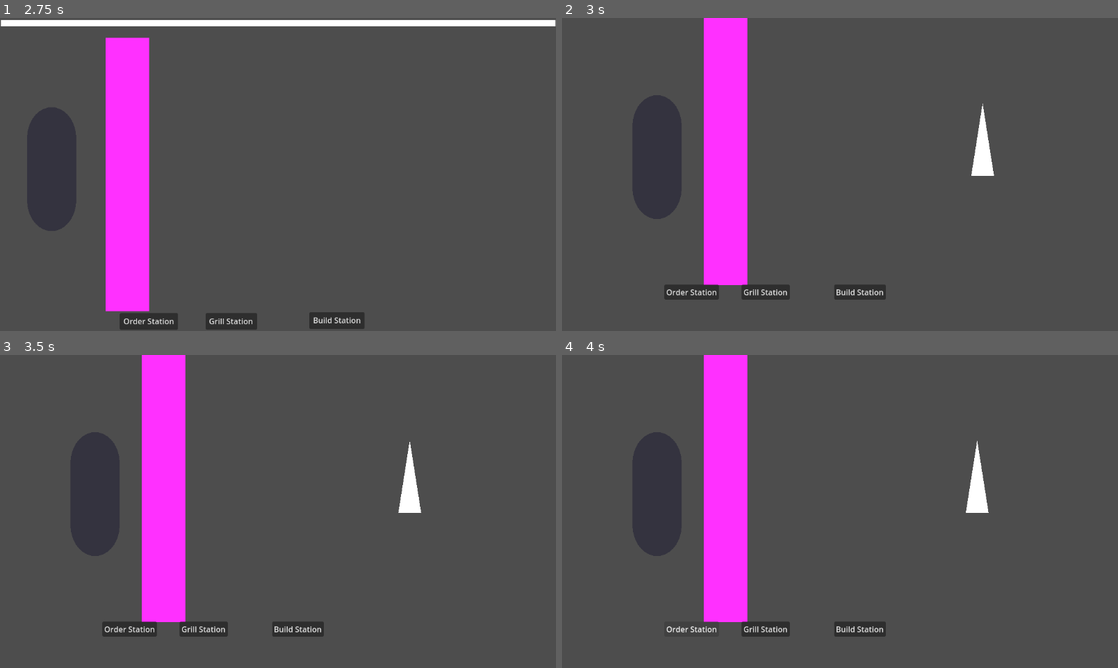
Above: before the commit, frames 1-4 (two rows, left to right).
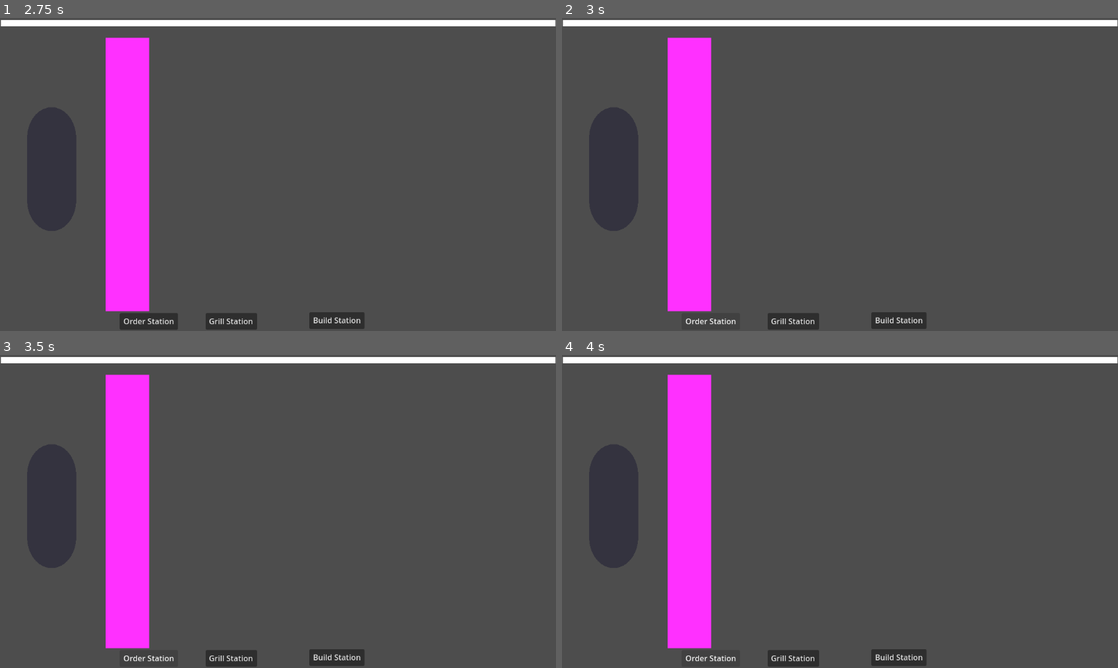
Above: after the commit, the same moments.

Repository: HannahKnisley/Bear-Denaria
Game: Godot game, scene res://Scenes/title_screen.tscn
Same seed, same stepped clock (60 frames per second), same inputs: the game is played once before the commit and once after it.
Inputs (mouse positions are in pixels of both pictures, inside the frame that each line leads up to):
- Up to frame 1 (2.75 s): click "Start" at 0.5 s; tap Enter at 1.25 s; move the mouse to (400, 158) at 1.27 s; press the mouse at (400, 158) at 1.28 s; release the mouse at (400, 158) at 2 s; tap Space at 2 s; drag from (166, 190) to (250, 237) at 2.02 s
- Up to frame 2 (3 s): click "Order Station" at 2.75 s
- Up to frame 3 (3.5 s): no input
- Up to frame 4 (4 s): click "Order Station" at 3.5 s

Frame 1 is identical in both runs. In frame 2, 21% of the frame differs, in the area x 0-100%, y 0-100%; in frame 3, 21%; in frame 4, 21%.

Commit message:
made order ticket move

Diff:
--- a/Scenes/Taking_order/taking_order.tscn
+++ b/Scenes/Taking_order/taking_order.tscn
@@ -1,6 +1,17 @@
-[gd_scene load_steps=11 format=3 uid="uid://bkb7gdp2gd8qe"]
+[gd_scene load_steps=38 format=3 uid="uid://bkb7gdp2gd8qe"]
 
 [ext_resource type="Script" path="res://Scripts/taking_Order/taking_order.gd" id="1_fy2wk"]
+[ext_resource type="Script" path="res://Scripts/taking_Order/ticket.gd" id="2_f66ao"]
+[ext_resource type="PackedScene" uid="uid://by4q8d5e34iiu" path="res://Scenes/Credits/main_hud.tscn" id="2_t2oh7"]
+
+[sub_resource type="PrismMesh" id="PrismMesh_tmyly"]
+
+[sub_resource type="Gradient" id="Gradient_wdp04"]
+offsets = PackedFloat32Array(0)
+colors = PackedColorArray(0.883019, 1, 0.870498, 1)
+
+[sub_resource type="GradientTexture2D" id="GradientTexture2D_4rxc8"]
+gradient = SubResource("Gradient_wdp04")
 
 [sub_resource type="GradientTexture1D" id="GradientTexture1D_b50e0"]
 
@@ -20,7 +31,7 @@
 fill_to = Vector2(0, 0)
 
 [sub_resource type="RectangleShape2D" id="RectangleShape2D_yabxh"]
-size = Vector2(221, 312)
+size = Vector2(223.5, 424)
 
 [sub_resource type="BoxMesh" id="BoxMesh_0uhob"]
 
@@ -31,8 +42,79 @@
 [sub_resource type="GradientTexture2D" id="GradientTexture2D_kj8sd"]
 gradient = SubResource("Gradient_n044v")
 
+[sub_resource type="SphereMesh" id="SphereMesh_d7uwg"]
+
+[sub_resource type="CapsuleMesh" id="CapsuleMesh_hb14d"]
+
+[sub_resource type="Gradient" id="Gradient_321b1"]
+offsets = PackedFloat32Array(0)
+colors = PackedColorArray(0.831373, 0.839216, 0.27451, 1)
+
+[sub_resource type="GradientTexture2D" id="GradientTexture2D_uie6c"]
+gradient = SubResource("Gradient_321b1")
+
+[sub_resource type="SphereMesh" id="SphereMesh_sfxfn"]
+
+[sub_resource type="Gradient" id="Gradient_pncxy"]
+offsets = PackedFloat32Array(0)
+colors = PackedColorArray(0.941176, 0.372549, 0.305882, 1)
+
+[sub_resource type="GradientTexture2D" id="GradientTexture2D_2e7ti"]
+gradient = SubResource("Gradient_pncxy")
+
+[sub_resource type="SphereMesh" id="SphereMesh_pcalq"]
+
+[sub_resource type="Gradient" id="Gradient_0sfx3"]
+offsets = PackedFloat32Array(0)
+colors = PackedColorArray(0, 1, 0, 1)
+
+[sub_resource type="GradientTexture2D" id="GradientTexture2D_x4iom"]
+gradient = SubResource("Gradient_0sfx3")
+
+[sub_resource type="CapsuleMesh" id="CapsuleMesh_8bjq3"]
+
+[sub_resource type="Gradient" id="Gradient_bsl7m"]
+offsets = PackedFloat32Array(0.128713)
+colors = PackedColorArray(0.469502, 0.25592, 0.182043, 1)
+
+[sub_resource type="GradientTexture2D" id="GradientTexture2D_iurof"]
+gradient = SubResource("Gradient_bsl7m")
+
+[sub_resource type="SphereMesh" id="SphereMesh_rdy0l"]
+
+[sub_resource type="Gradient" id="Gradient_kodnw"]
+offsets = PackedFloat32Array(0)
+colors = PackedColorArray(0.933327, 3.27289e-06, 9.62615e-07, 1)
+
+[sub_resource type="GradientTexture2D" id="GradientTexture2D_ompee"]
+gradient = SubResource("Gradient_kodnw")
+
+[sub_resource type="SphereMesh" id="SphereMesh_fcq6j"]
+
+[sub_resource type="Gradient" id="Gradient_ncs0t"]
+offsets = PackedFloat32Array(0)
+colors = PackedColorArray(0, 0.281997, 0, 1)
+
+[sub_resource type="GradientTexture2D" id="GradientTexture2D_gjpdo"]
+gradient = SubResource("Gradient_ncs0t")
+
+[sub_resource type="SphereMesh" id="SphereMesh_exa8x"]
+
+[sub_resource type="Gradient" id="Gradient_vxm7i"]
+offsets = PackedFloat32Array(1)
+colors = PackedColorArray(1, 1, 1, 1)
+
+[sub_resource type="GradientTexture2D" id="GradientTexture2D_c33jk"]
+gradient = SubResource("Gradient_vxm7i")
+
 [node name="taking_Order" type="Node2D"]
 script = ExtResource("1_fy2wk")
+
+[node name="MeshInstance2D" type="MeshInstance2D" parent="."]
+position = Vector2(542, 355.837)
+scale = Vector2(-426.736, -314.951)
+mesh = SubResource("PrismMesh_tmyly")
+texture = SubResource("GradientTexture2D_4rxc8")
 
 [node name="counter" type="MeshInstance2D" parent="."]
 position = Vector2(574, 565)
@@ -46,17 +128,73 @@
 mesh = SubResource("BoxMesh_yvxut")
 
 [node name="ticket" type="Area2D" parent="."]
+position = Vector2(1001, 184)
+script = ExtResource("2_f66ao")
 
 [node name="CollisionShape2D" type="CollisionShape2D" parent="ticket"]
-position = Vector2(1037, 167)
+position = Vector2(32, 46)
 shape = SubResource("RectangleShape2D_yabxh")
 
 [node name="MeshInstance2D" type="MeshInstance2D" parent="ticket/CollisionShape2D"]
-position = Vector2(0.999939, -4)
+position = Vector2(8.00006, -5)
 rotation = 3.14159
-scale = Vector2(193.434, -294.997)
+scale = Vector2(202.343, -400.123)
 mesh = SubResource("BoxMesh_0uhob")
 texture = SubResource("GradientTexture2D_kj8sd")
+
+[node name="Bun" type="MeshInstance2D" parent="ticket"]
+position = Vector2(4.68738, 207.25)
+rotation = -3.14159
+scale = Vector2(74.0537, -39.1855)
+mesh = SubResource("SphereMesh_d7uwg")
+
+[node name="mustard" type="MeshInstance2D" parent="ticket"]
+position = Vector2(-17.3126, -95.3927)
+rotation = -3.14159
+scale = Vector2(54.4317, 11.1872)
+mesh = SubResource("CapsuleMesh_hb14d")
+texture = SubResource("GradientTexture2D_uie6c")
+
+[node name="ketchup" type="MeshInstance2D" parent="ticket"]
+position = Vector2(-17.3126, -55.75)
+rotation = -3.14159
+scale = Vector2(54.4317, 31.9524)
+mesh = SubResource("SphereMesh_sfxfn")
+texture = SubResource("GradientTexture2D_2e7ti")
+
+[node name="pickle" type="MeshInstance2D" parent="ticket"]
+position = Vector2(-10.3126, 54.25)
+rotation = -3.14159
+scale = Vector2(54.4317, 31.9524)
+mesh = SubResource("SphereMesh_pcalq")
+texture = SubResource("GradientTexture2D_x4iom")
+
+[node name="Burger" type="MeshInstance2D" parent="ticket"]
+position = Vector2(2.34131, 148.662)
+rotation = 3.14159
+scale = Vector2(41.981, -16.2159)
+mesh = SubResource("CapsuleMesh_8bjq3")
+texture = SubResource("GradientTexture2D_iurof")
+
+[node name="tomato" type="MeshInstance2D" parent="ticket"]
+position = Vector2(-9.11255, 93.849)
+rotation = -3.14159
+scale = Vector2(54.4317, -26.607)
+mesh = SubResource("SphereMesh_rdy0l")
+texture = SubResource("GradientTexture2D_ompee")
+
+[node name="letteace" type="MeshInstance2D" parent="ticket"]
+position = Vector2(-15.3127, -2.75)
+rotation = 3.14159
+scale = Vector2(41.0464, 33)
+mesh = SubResource("SphereMesh_fcq6j")
+texture = SubResource("GradientTexture2D_gjpdo")
+
+[node name="top_bun" type="MeshInstance2D" parent="ticket"]
+position = Vector2(-4.3125, -134.75)
+scale = Vector2(93.4807, 42.5)
+mesh = SubResource("SphereMesh_exa8x")
+texture = SubResource("GradientTexture2D_c33jk")
 
 [node name="name" type="Label" parent="."]
 offset_left = 427.0
@@ -66,3 +204,17 @@
 theme_override_font_sizes/font_size = 45
 text = "text
 "
+
+[node name="main_hud" parent="." instance=ExtResource("2_t2oh7")]
+anchors_preset = 0
+anchor_right = 0.0
+anchor_bottom = 0.0
+offset_left = -2.0
+offset_top = -10.0
+offset_right = 1349.0
+offset_bottom = 656.0
+grow_horizontal = 1
+grow_vertical = 1
+
+[connection signal="input_event" from="ticket" to="ticket" method="_on_input_event"]
+[connection signal="mouse_entered" from="ticket" to="ticket" method="_on_mouse_entered"]
--- a/Scripts/Globals.gd
+++ b/Scripts/Globals.gd
@@ -1,6 +1,14 @@
 extends Node2D
 
 var name_of_customer = "Bob"
+var burger_type
+var tomato = false
+var letteace = false
+var pickle = false
+var pickey = false
+var kitchup = false
+var mustard = false
+
 
 # Called when the node enters the scene tree for the first time.
 func _ready():
--- a/Scripts/main_hud/main_hud.gd
+++ b/Scripts/main_hud/main_hud.gd
@@ -16,4 +16,4 @@
 
 
 func _on_order_pressed():
-	get_tree().change_scene_to_file("res://Scenes/Order_screen/order_screen.tscn")
+	get_tree().change_scene_to_file("res://Scenes/Credits/order_screen.tscn")
--- a/Scripts/taking_Order/taking_order.gd
+++ b/Scripts/taking_Order/taking_order.gd
@@ -1,4 +1,7 @@
 extends Node2D
+var dragging = false
+var of = Vector2(0,0)
+var mouseEnerted = false
 
 # Called when the node enters the scene tree for the first time.
 func _ready():
@@ -11,4 +14,18 @@
 
 # Called every frame. 'delta' is the elapsed time since the previous frame.
 func _process(delta):
-	pass
+	if dragging:
+		position = get_global_mouse_position()
+
+
+func _on_button_button_down():
+	dragging = true
+	print("hshhhh")
+
+
+func _on_button_button_up():
+	dragging=false
+
+
+func _on_ticket_mouse_entered():
+	mouseEnerted = true
--- /dev/null
+++ b/Scripts/taking_Order/ticket.gd
@@ -0,0 +1,39 @@
+extends Area2D
+var dragging = false
+var of = Vector2(0,0)
+var lifted = false
+var mouseEnerted = false
+# Called when the node enters the scene tree for the first time.
+func _ready():
+	pass # Replace with function body.
+
+
+# Called every frame. 'delta' is the elapsed time since the previous frame.
+func _process(delta):
+	if Input.is_action_pressed("mouseClick") and mouseEnerted:
+		self.global_position = get_global_mouse_position()
+
+func _on_button_button_down():
+	dragging = true
+	of = get_global_mouse_position() - global_position
+
+
+func _on_button_button_up():
+	dragging = false
+
+
+
+
+func _unhandled_input(event):
+	if event is InputEventMouseButton and not event.pressed:
+		lifted = false
+	if lifted and event is InputEventMouseMotion:
+		position += event.relative
+func _on_input_event(viewport, event, shape_idx):
+	if event is InputEventMouseButton and event.pressed:
+		lifted = true
+
+
+
+func _on_mouse_entered():
+	mouseEnerted = true
